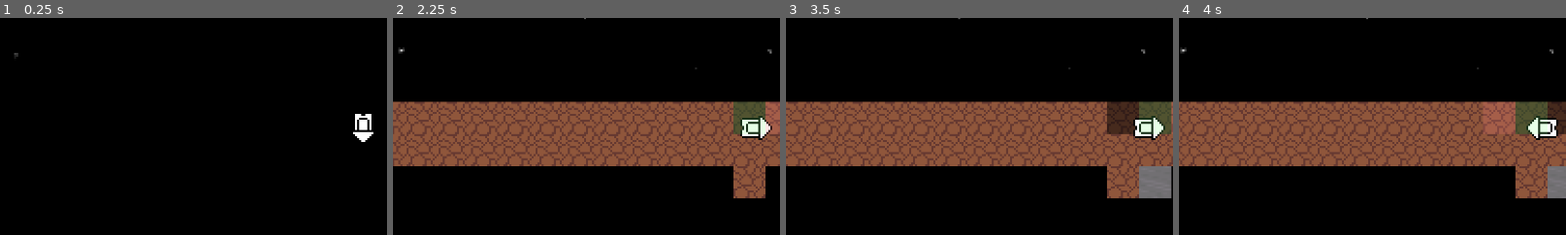
Above: before the commit, frames 1-4 (left to right).
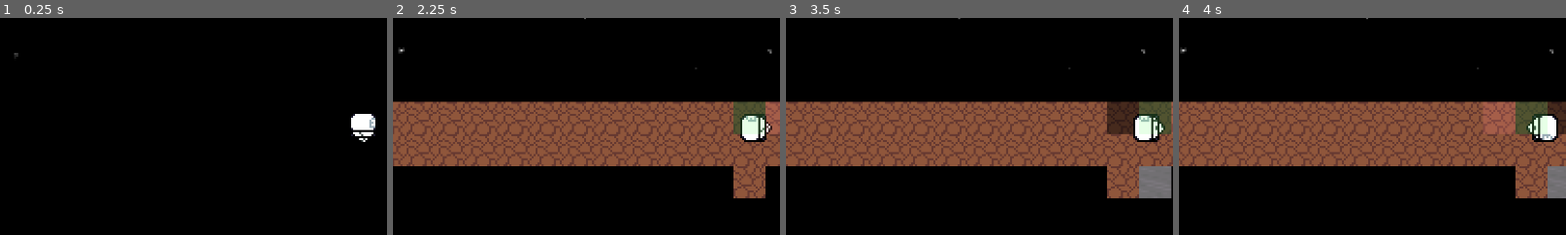
Above: after the commit, the same moments.

Repository: CoolGabrijel/excavator2
Game: Godot game, scene res://scenes/main.tscn
The game is run twice, just before and just after one commit, with the same random seed, the same clock (stepped at 60 frames per second) and the same inputs.
Inputs (mouse positions are % of the whole screen's width and height, from its top left):
- Up to frame 1 (0.25 s): no input
- Up to frame 2 (2.25 s): tap Enter at 0.5 s; move the mouse to (72, 45) at 0.52 s; hold D (Right) 0.53-1.28 s; click (72, 45) at 0.67 s; move the mouse to (30, 55) at 1.27 s; hold S (Down) 1.28-2.03 s; click (30, 55) at 1.42 s; move the mouse to (60, 28) at 2.02 s; hold D (Right) from 2.03 s (still down); click (60, 28) at 2.17 s
- Up to frame 3 (3.5 s): move the mouse to (45, 70) at 2.77 s; release D (Right) at 2.78 s; hold W (Up) from 2.78 s (still down); click (45, 70) at 2.92 s
- Up to frame 4 (4 s): move the mouse to (80, 65) at 3.52 s; release W (Up) at 3.53 s; hold A (Left) from 3.53 s (still down); click (80, 65) at 3.67 s
The pictures show only the part of the screen within x 3-53%, y 25-75%; the shares and areas given below are measured in that part.

The runs differ from the first frame. In frame 1, 0.3% of the frame differs, in the area x 90-97%, y 44-58%; in frame 2, 0.5%; in frame 3, 0.5%, in the area x 89-98%, y 44-58%; in frame 4, 0.5%.

Commit message:
Pin icon added and player sprite is now animated

Diff:
--- a/components/player.tscn
+++ b/components/player.tscn
@@ -1,12 +1,56 @@
-[gd_scene load_steps=21 format=3 uid="uid://y2kx1fl6aftx"]
+[gd_scene load_steps=28 format=3 uid="uid://y2kx1fl6aftx"]
 
 [ext_resource type="Texture2D" uid="uid://dsh8mb656eopf" path="res://textures/player.png" id="1_0g4kb"]
 [ext_resource type="Script" uid="uid://l8hr1my2a8si" path="res://scripts/player.gd" id="1_51jd6"]
+[ext_resource type="Texture2D" uid="uid://b5xbtuyhu1y1x" path="res://textures/ore_atlas.png" id="2_couud"]
 [ext_resource type="Script" uid="uid://i6exlrkd6p1m" path="res://scripts/scanner_aug.gd" id="3_0lm1f"]
 [ext_resource type="Script" uid="uid://ddnfjlsstu884" path="res://scripts/sweet_drill_aug.gd" id="3_5odhx"]
 [ext_resource type="PackedScene" uid="uid://c60pjop27p8gt" path="res://components/debug_pos.tscn" id="3_uapwn"]
 [ext_resource type="Script" uid="uid://t2j6fe8hxmie" path="res://scripts/pickup_notifier.gd" id="5_1kub6"]
 [ext_resource type="PackedScene" uid="uid://cyhqnkd71yy86" path="res://components/pickup.tscn" id="6_kuobi"]
+
+[sub_resource type="AtlasTexture" id="AtlasTexture_pir3r"]
+atlas = ExtResource("2_couud")
+region = Rect2(0, 112, 16, 16)
+
+[sub_resource type="AtlasTexture" id="AtlasTexture_mm1xv"]
+atlas = ExtResource("2_couud")
+region = Rect2(16, 112, 16, 16)
+
+[sub_resource type="AtlasTexture" id="AtlasTexture_qe8hj"]
+atlas = ExtResource("2_couud")
+region = Rect2(32, 112, 16, 16)
+
+[sub_resource type="AtlasTexture" id="AtlasTexture_eju5v"]
+atlas = ExtResource("2_couud")
+region = Rect2(48, 112, 16, 16)
+
+[sub_resource type="AtlasTexture" id="AtlasTexture_7ta67"]
+atlas = ExtResource("2_couud")
+region = Rect2(64, 112, 16, 16)
+
+[sub_resource type="SpriteFrames" id="SpriteFrames_jhk7o"]
+animations = [{
+"frames": [{
+"duration": 1.0,
+"texture": SubResource("AtlasTexture_pir3r")
+}, {
+"duration": 1.0,
+"texture": SubResource("AtlasTexture_mm1xv")
+}, {
+"duration": 1.0,
+"texture": SubResource("AtlasTexture_qe8hj")
+}, {
+"duration": 1.0,
+"texture": SubResource("AtlasTexture_eju5v")
+}, {
+"duration": 1.0,
+"texture": SubResource("AtlasTexture_7ta67")
+}],
+"loop": true,
+"name": &"default",
+"speed": 10.0
+}]
 
 [sub_resource type="Curve" id="Curve_5odhx"]
 _data = [Vector2(0, 1), 0.0, -3.0, 0, 1, Vector2(0.2, 0.4), -0.70539856, -0.70539856, 0, 0, Vector2(1, 0), -0.5, 0.0, 1, 0]
@@ -74,7 +118,12 @@
 
 [node name="Gfx" type="Node2D" parent="."]
 
+[node name="AnimatedSprite2D" type="AnimatedSprite2D" parent="Gfx"]
+sprite_frames = SubResource("SpriteFrames_jhk7o")
+frame_progress = 0.5439708
+
 [node name="Sprite2D" type="Sprite2D" parent="Gfx"]
+visible = false
 texture = ExtResource("1_0g4kb")
 hframes = 4
 frame = 2
@@ -161,6 +210,20 @@
 grow_horizontal = 2
 grow_vertical = 2
 mouse_filter = 2
+
+[node name="ColorRect" type="ColorRect" parent="SweetDrill"]
+layout_mode = 1
+anchors_preset = 14
+anchor_top = 0.5
+anchor_right = 1.0
+anchor_bottom = 0.5
+offset_left = -2.0
+offset_top = -1.0
+offset_right = 2.0
+offset_bottom = 1.0
+grow_horizontal = 2
+grow_vertical = 2
+color = Color(0.38431373, 0.70980394, 0.9607843, 1)
 
 [node name="GUI" type="CanvasLayer" parent="."]
 
--- a/components/stat_upgrade.tscn
+++ b/components/stat_upgrade.tscn
@@ -1,7 +1,8 @@
-[gd_scene load_steps=7 format=3 uid="uid://dwk7twssgy063"]
+[gd_scene load_steps=8 format=3 uid="uid://dwk7twssgy063"]
 
 [ext_resource type="Script" uid="uid://b7raphcfoi3wi" path="res://scripts/stat_upgrade.gd" id="1_tb4wv"]
 [ext_resource type="Script" uid="uid://b6igt7d4d6eks" path="res://scripts/upgrade_button.gd" id="2_axbjy"]
+[ext_resource type="Texture2D" uid="uid://omml6cvyysw5" path="res://textures/pin.tres" id="3_axbjy"]
 
 [sub_resource type="StyleBoxFlat" id="StyleBoxFlat_xfvoa"]
 bg_color = Color(0.338, 0.5252, 0.65, 1)
@@ -93,3 +94,5 @@
 custom_minimum_size = Vector2(23, 0)
 layout_mode = 2
 tooltip_text = "Pin Ingredients"
+mouse_default_cursor_shape = 2
+icon = ExtResource("3_axbjy")
--- a/ores/Copper.tres
+++ b/ores/Copper.tres
@@ -9,7 +9,7 @@
 colors = PackedColorArray(1, 1, 1, 0, 1, 1, 1, 1)
 
 [sub_resource type="FastNoiseLite" id="FastNoiseLite_i7x3i"]
-seed = -1827416737
+seed = -1515914779
 frequency = 0.0855
 
 [sub_resource type="NoiseTexture2D" id="NoiseTexture2D_af3ny"]
--- a/ores/Diamond.tres
+++ b/ores/Diamond.tres
@@ -10,7 +10,7 @@
 
 [sub_resource type="FastNoiseLite" id="FastNoiseLite_vnwuv"]
 noise_type = 0
-seed = 2049926865
+seed = -74676337
 frequency = 0.4833
 
 [sub_resource type="NoiseTexture2D" id="NoiseTexture2D_22uan"]
--- a/ores/Iron.tres
+++ b/ores/Iron.tres
@@ -10,7 +10,7 @@
 
 [sub_resource type="FastNoiseLite" id="FastNoiseLite_ud7q6"]
 noise_type = 2
-seed = 1091606059
+seed = 1214447162
 frequency = 0.1634
 fractal_type = 0
 
--- a/ores/Silver.tres
+++ b/ores/Silver.tres
@@ -9,7 +9,7 @@
 colors = PackedColorArray(1, 1, 1, 0, 1, 1, 1, 1)
 
 [sub_resource type="FastNoiseLite" id="FastNoiseLite_i7x3i"]
-seed = 1719574613
+seed = -1445100220
 frequency = 0.045
 
 [sub_resource type="NoiseTexture2D" id="NoiseTexture2D_af3ny"]
--- a/ores/Uranium.tres
+++ b/ores/Uranium.tres
@@ -10,7 +10,7 @@
 
 [sub_resource type="FastNoiseLite" id="FastNoiseLite_ud7q6"]
 noise_type = 2
-seed = -17438375
+seed = -1588858769
 frequency = 0.0457
 
 [sub_resource type="NoiseTexture2D" id="NoiseTexture2D_i7x3i"]
--- a/scripts/player.gd
+++ b/scripts/player.gd
@@ -5,7 +5,7 @@
 signal ore_mined(ore, amount)
 
 @onready var gfx: Node2D = $Gfx
-@onready var sprite_2d: Sprite2D = $Gfx/Sprite2D
+@onready var sprite: AnimatedSprite2D = $Gfx/AnimatedSprite2D
 @onready var sparks: GPUParticles2D = $Gfx/Sparks
 
 @export var speed: float = 1
@@ -70,6 +70,13 @@
 		dir = Vector2.DOWN
 		#sprite_2d.frame = 2
 		gfx.rotation_degrees = 0
+
+	# For Animation
+	if movement_input.length() > 0:
+		if !sprite.is_playing():
+			sprite.play("default")
+	else:
+		sprite.stop()
 
 	if !WorldInstance.blocks.has(target_grid_position):
 		return
--- a/scripts/sweet_drill_aug.gd
+++ b/scripts/sweet_drill_aug.gd
@@ -6,6 +6,7 @@
 @onready var player: Player = $".."
 @onready var progress_bar: ProgressBar = $Bar/ProgressBar
 @onready var detail: TextureRect = $Bar/Detail
+@onready var hitGraphic: ColorRect = $ColorRect
 
 var ores_tested : Dictionary[Vector2i, bool]
 var ores_missed : Array[Vector2i]
@@ -78,6 +79,7 @@
 			sweet_spot_miss(player.target_grid_position)
 
 	detail.position.y = spot - detail.size.y
+	hitGraphic.position.y = spot - hitGraphic.size.y
 
 func sweet_spot_hit(target_pos: Vector2i) -> void:
 	#target_block.mine(2 * player.roll_fortune())
--- /dev/null
+++ b/textures/pin.tres
@@ -0,0 +1,7 @@
+[gd_resource type="AtlasTexture" load_steps=2 format=3 uid="uid://omml6cvyysw5"]
+
+[ext_resource type="Texture2D" uid="uid://b5xbtuyhu1y1x" path="res://textures/ore_atlas.png" id="1_218b0"]
+
+[resource]
+atlas = ExtResource("1_218b0")
+region = Rect2(80, 112, 16, 16)
Binary file changed: textures/ore_atlas.png
